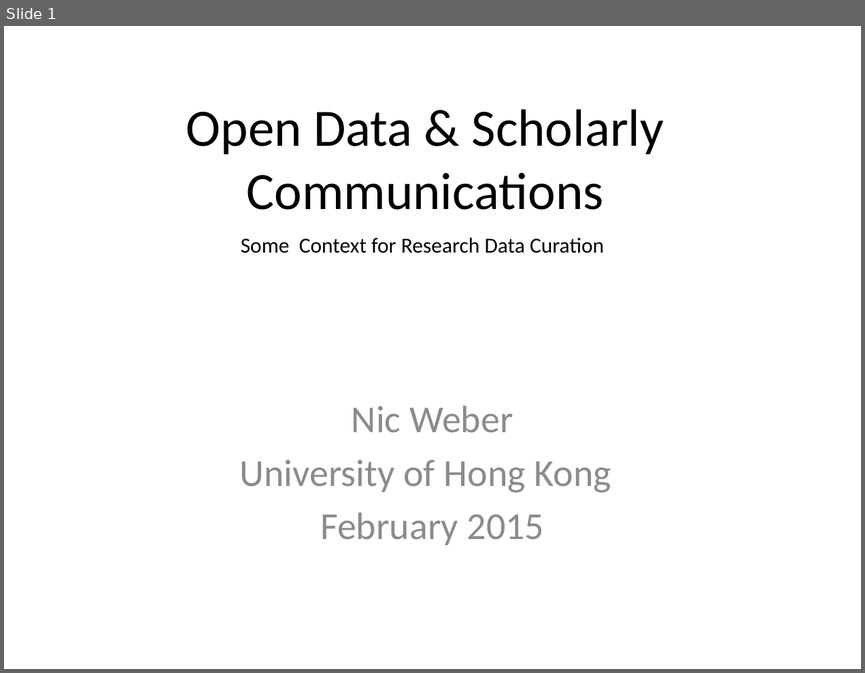
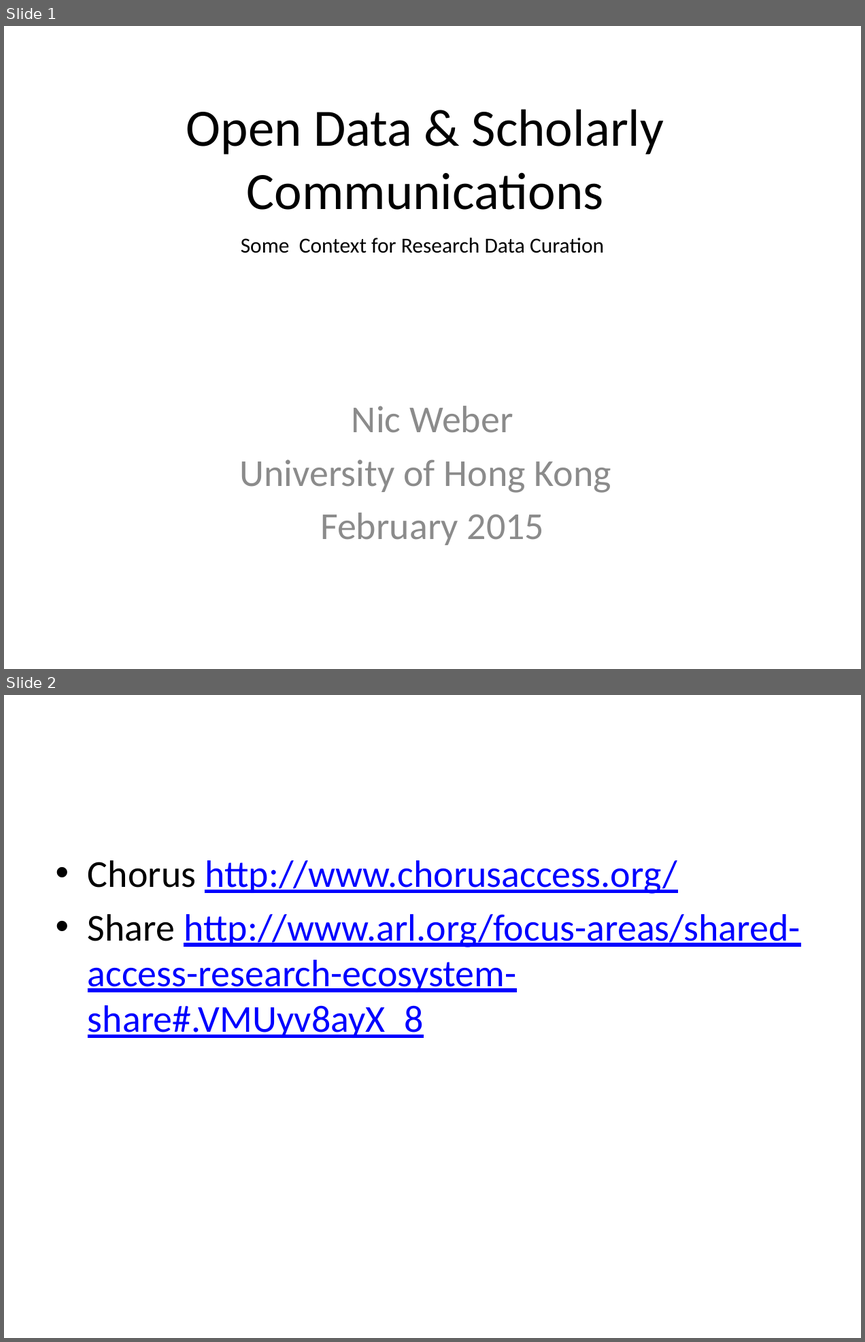
Before and after one commit to DataCurationWorkshop/HongKongCurationWorkshop, a slide deck: Day_1/Plenary/Day_1_Plenary_OpenData.pptx. Shown one above the other, each under a label of ours: slide 1 before the commit, slides 1 and 2 after it. The pictures are 865x673 and 865x1342 pixels, drawn with LibreOffice and Linux fonts; fonts in the diff are those of the drawing. Boxes give left, top, right and bottom in pixels: in the first picture for what was removed or moved away, otherwise in the second. Text is boxed around its words. In the diff, an @@ line names an element or a change of style, - is before the commit and + after.

```diff
--- a/Day_1/Plenary/Day_1_Plenary_OpenData.pptx
+++ b/Day_1/Plenary/Day_1_Plenary_OpenData.pptx
@@ slide 2 added at (x1=4, y1=695, x2=861, y2=1338), background #FFFFFF @@
@@ text added at (x1=88, y1=860, x2=800, y2=1038), 32 pt, text #0000FF, underline @@
+• Chorus http://www.chorusaccess.org/
+• Share http://www.arl.org/focus-areas/shared-access-research-ecosystem-share#.VMUyv8ayX_8
```
Also in this commit, not shown: 8 other files.
